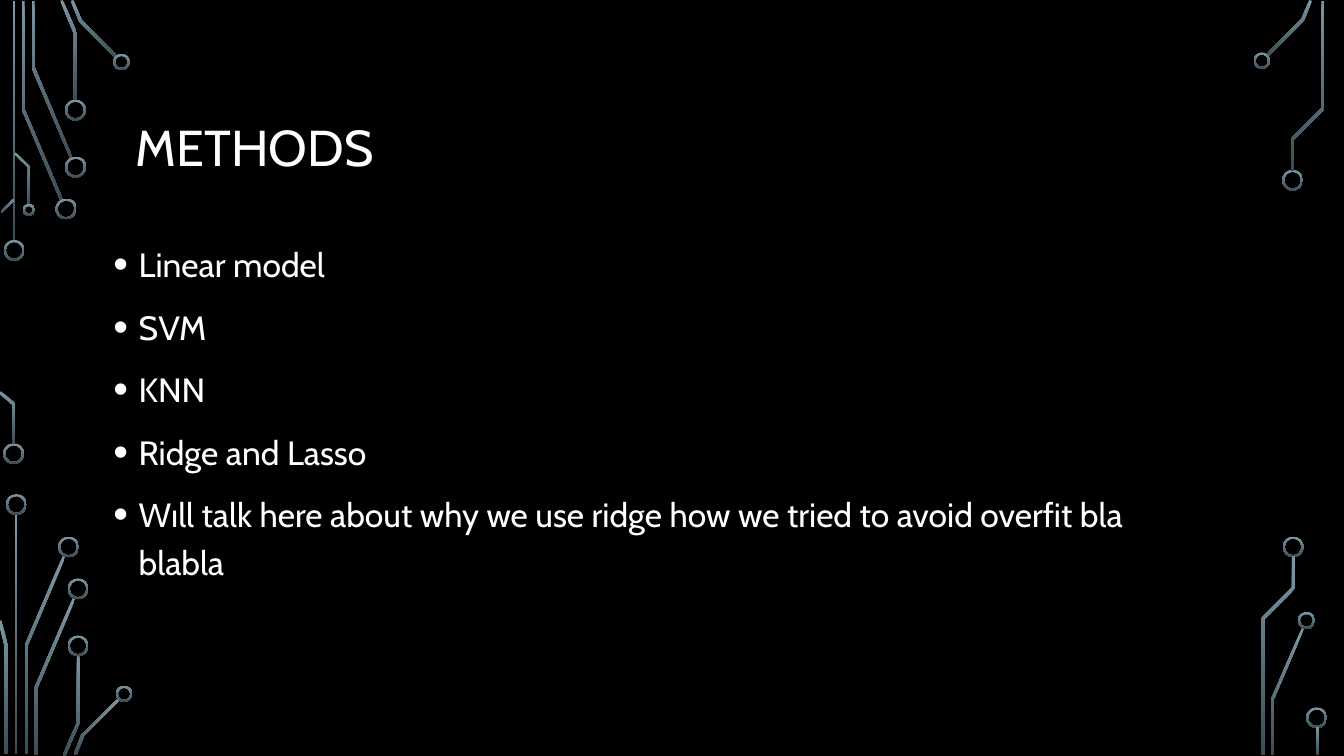
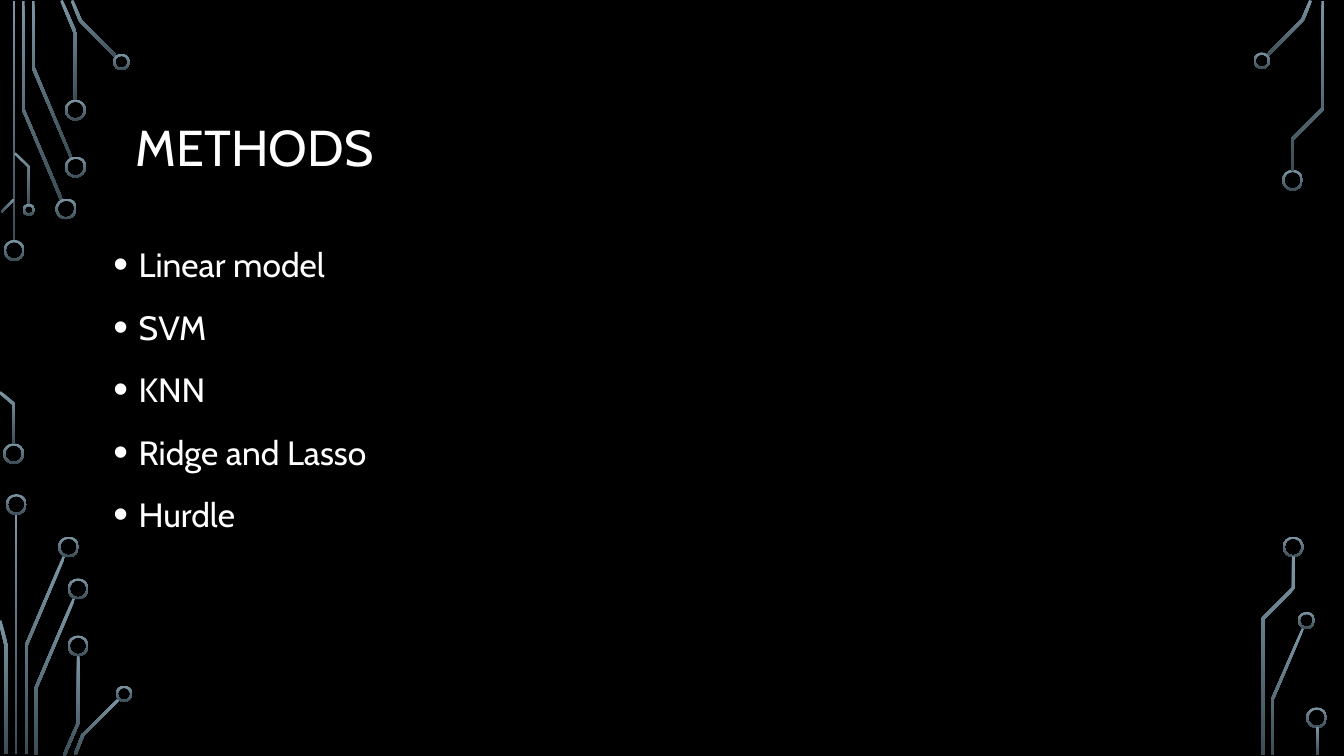
Before and after one commit to bugraefendi/ML-Grades, a slide deck: slide 11 of UpdateMachine Learning I Short Project.pptx (slide 8 before the commit). Drawn at 1344x756 pixels with LibreOffice and Linux fonts; fonts in the diff are those of the drawing; background and template pictures are left out. Boxes give left, top, right and bottom in pixels: in the first picture for what was removed or moved away, otherwise in the second. Text is boxed around its words. In the diff, an @@ line names an element or a change of style, - is before the commit and + after.

```diff
--- a/UpdateMachine Learning I Short Project.pptx
+++ b/UpdateMachine Learning I Short Project.pptx
@@ text at (139,501,235,528): text changed @@
-• Wıll talk here about why we use ridge how we tried to avoid overfit bla blabla
+• Hurdle
```
Also in this commit, not shown: 9 other slides changed, 3 slides added.
